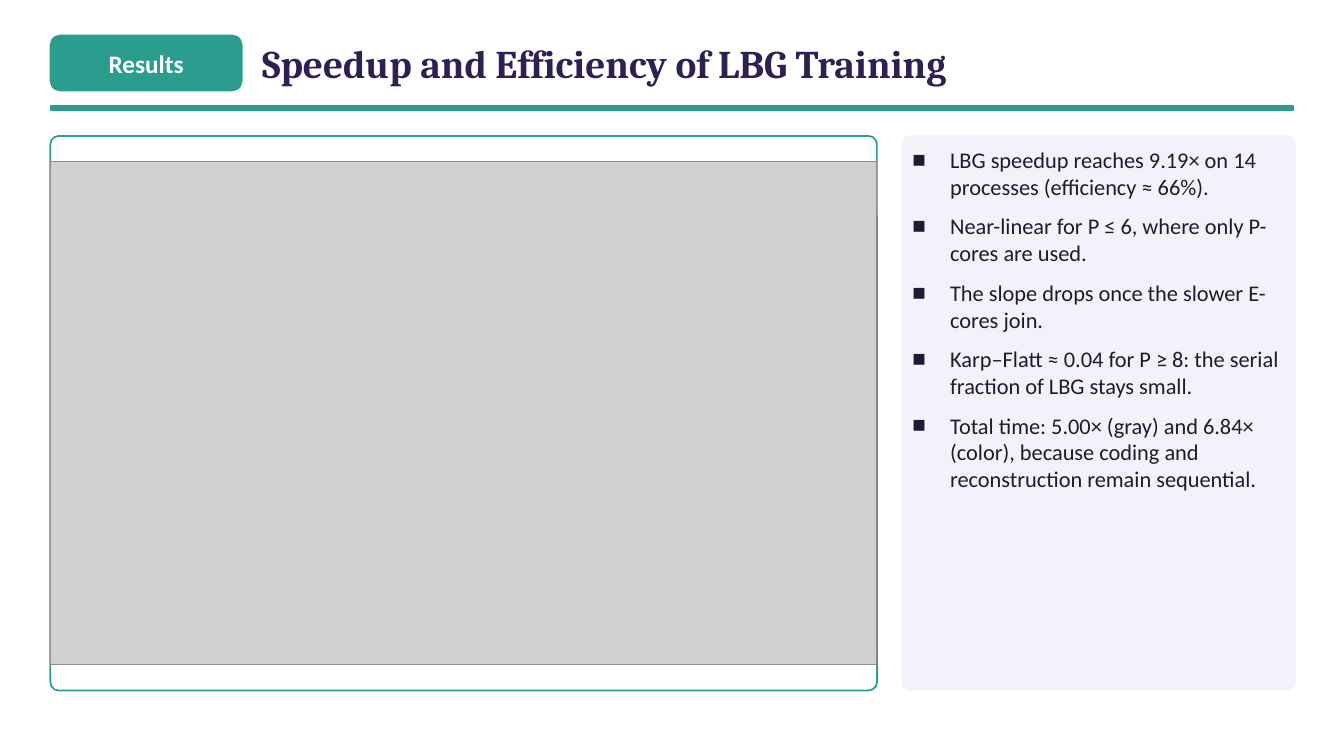
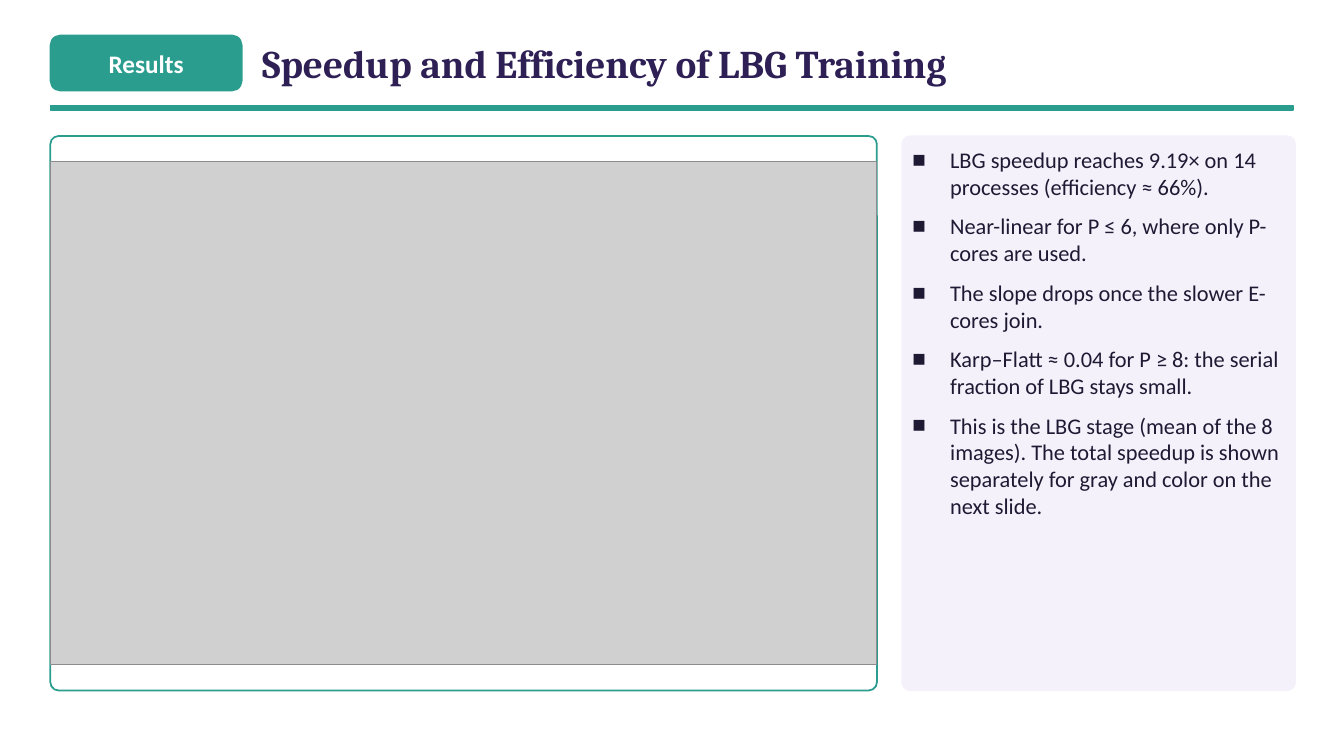
Before and after one commit to ibtihal-cpu/mihk, a slide deck: slide 25 of results/seminar/figs/Seminar_Ibtihal_v3.pptx. Drawn at 1344x756 pixels with LibreOffice and Linux fonts; fonts in the diff are those of the drawing; grey boxes stand for pictures. Boxes give left, top, right and bottom in pixels: in the first picture for what was removed or moved away, otherwise in the second. Text is boxed around its words. In the diff, an @@ line names an element or a change of style, - is before the commit and + after.

```diff
--- a/results/seminar/figs/Seminar_Ibtihal_v3.pptx
+++ b/results/seminar/figs/Seminar_Ibtihal_v3.pptx
@@ text at <box>950,418,1279,514</box>: text changed @@
-■ Total time: 5.00× (gray) and 6.84× (color), because coding and reconstruction remain sequential.
+■ This is the LBG stage (mean of the 8 images). The total speedup is shown separately for gray and color on the next slide.
```
Also in this commit, not shown: 1 slide added, 5 other files.
